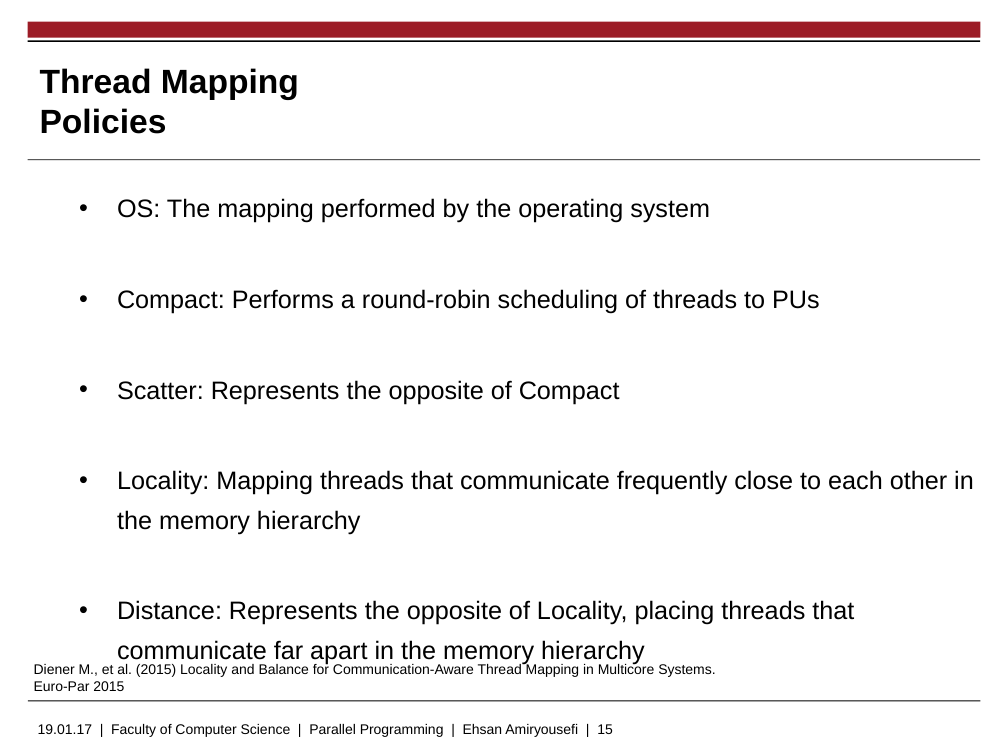
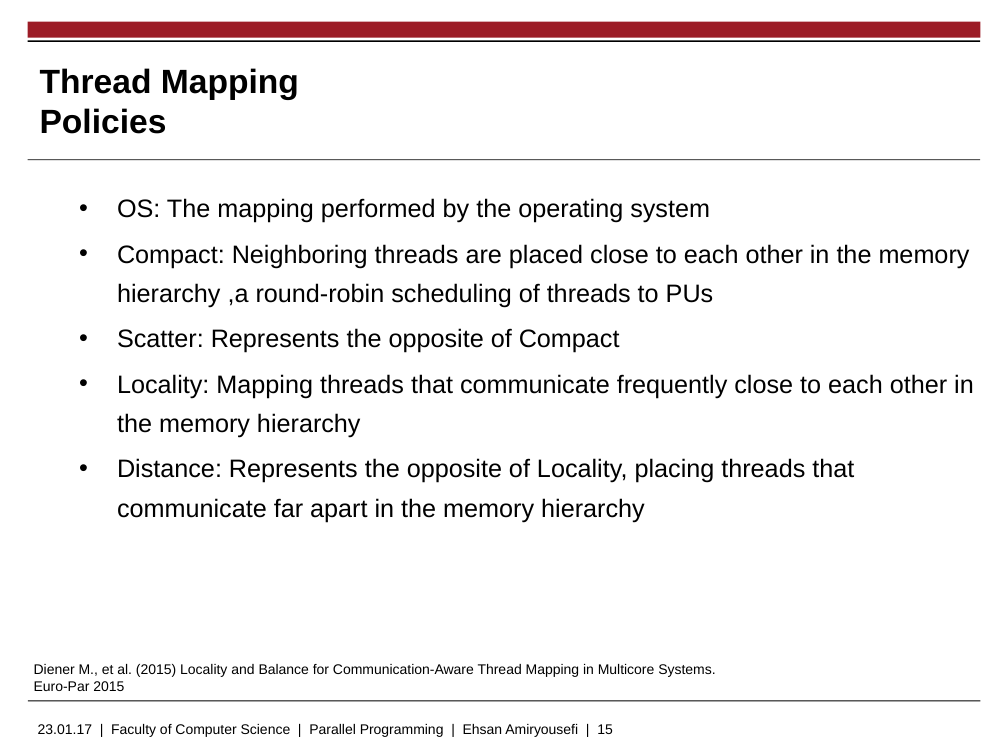
Before and after one commit to EhsanAmiryousefi/MasterThesis, a slide deck: slide 15 of Presentations/Proposal.pptx. Drawn at 1008x756 pixels with LibreOffice and Linux fonts; fonts in the diff are those of the drawing; background and template pictures are left out. Boxes give left, top, right and bottom in pixels: in the first picture for what was removed or moved away, otherwise in the second. Text is boxed around its words. In the diff, an @@ line names an element or a change of style, - is before the commit and + after.

```diff
--- a/Presentations/Proposal.pptx
+++ b/Presentations/Proposal.pptx
@@ text at bbox=[117, 244, 969, 308]: text changed @@
-    • Compact: Performs a round-robin scheduling of threads to PUs
+    • Compact: Neighboring threads are placed close to each other in the memory hierarchy ,a round-robin scheduling of threads to PUs
@@ text at bbox=[38, 724, 613, 737]: text changed @@
-19.01.17 | Faculty of Computer Science | Parallel Programming | Ehsan Amiryousefi | 15
+23.01.17 | Faculty of Computer Science | Parallel Programming | Ehsan Amiryousefi | 15
```
Also in this commit, not shown: 3 other slides changed, 3 other files.
